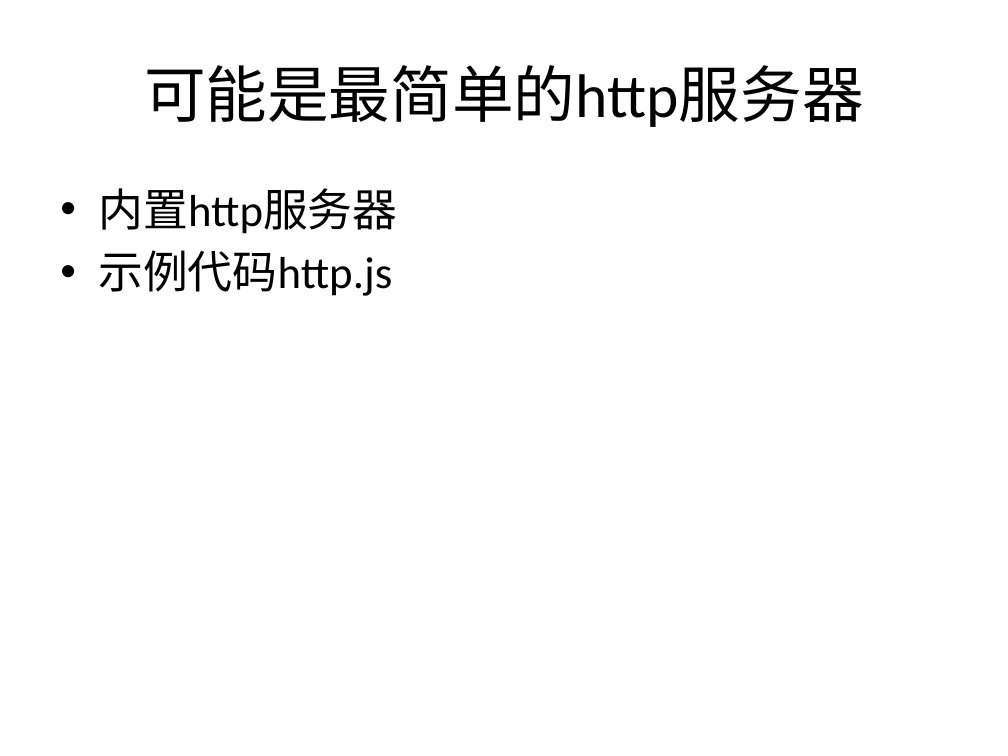
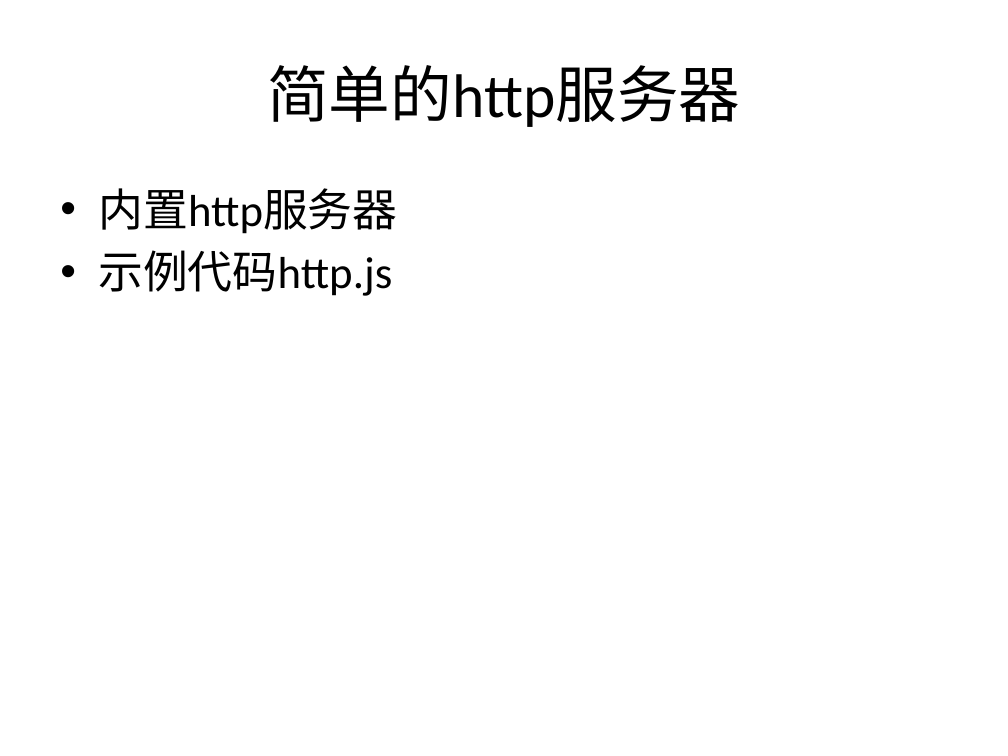
Before and after one commit to JamCode/nodePresentation, a slide deck: slide 4 of 演示文稿2.pptx. Drawn at 1008x756 pixels with LibreOffice and Linux fonts; fonts in the diff are those of the drawing. Boxes give left, top, right and bottom in pixels: in the first picture for what was removed or moved away, otherwise in the second. Text is boxed around its words. In the diff, an @@ line names an element or a change of style, - is before the commit and + after.

```diff
--- a/演示文稿2.pptx
+++ b/演示文稿2.pptx
@@ title at <box>267,65,740,127</box>: text changed @@
-可能是最简单的http服务器
+简单的http服务器
```
Also in this commit, not shown: 1 slide added, 4 other files.
